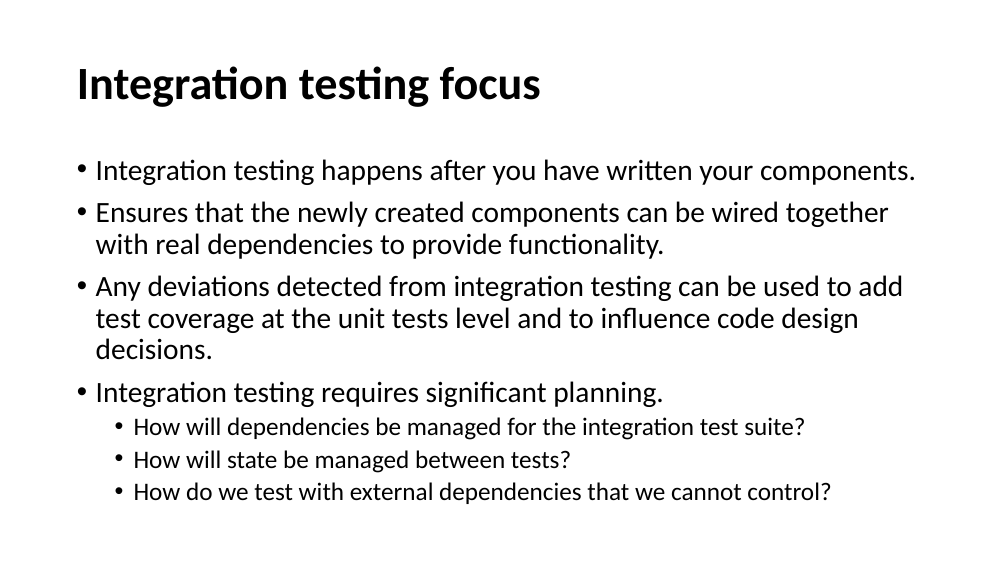
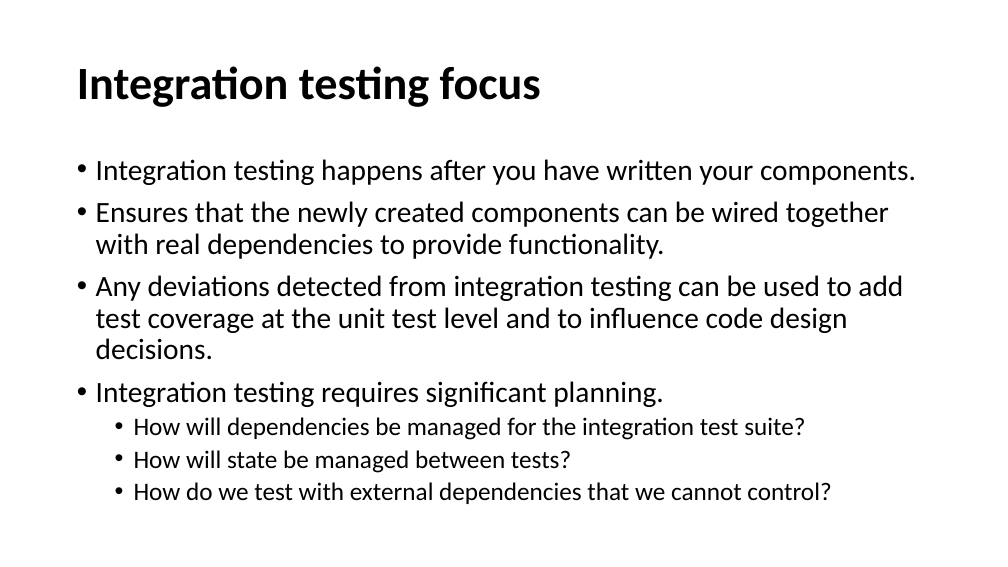
Before and after one commit to cebartling/test-driven, a slide deck: slide 9 of presentations/Introduction to Test-Driven Development.pptx (slide 10 before the commit). Drawn at 1008x567 pixels with LibreOffice and Linux fonts; fonts in the diff are those of the drawing. Boxes give left, top, right and bottom in pixels: in the first picture for what was removed or moved away, otherwise in the second. Text is boxed around its words. In the diff, an @@ line names an element or a change of style, - is before the commit and + after.

```diff
--- a/presentations/Introduction to Test-Driven Development.pptx
+++ b/presentations/Introduction to Test-Driven Development.pptx
@@ text at (x1=96, y1=275, x2=903, y2=360): text changed @@
-• Any deviations detected from integration testing can be used to add test coverage at the unit tests level and to influence code design decisions.
+• Any deviations detected from integration testing can be used to add test coverage at the unit test level and to influence code design decisions.
```
Also in this commit, not shown: 4 other slides changed, 5 slides removed.
